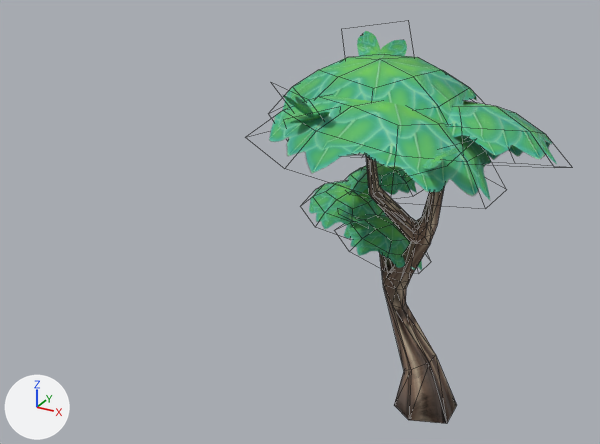
The FBX model Assets/Art/Models/Tree3.fbx: old version first, new version second.
Camera for both pictures: a 50 mm lens placed at (7.03, -14.4, 18.43), pointed at (-6.09, 9.45, 6.51). Lighting does not change. The marker at lower left points along +X, +Y and +Z. Mesh edges are drawn as thin lines.

The older version as bpy lines, for what is in view:
```python
me_treelp3 = bpy.data.meshes.new('treeLp3')
me_treelp3.from_pydata(...)  # 293 vertices, 363 faces; spans x -5.45..3.63, y -6.46..3.3, z -0.04..13.38
# faces by material slot: [238, 120, 5]
me_treelp3.materials.append(mat_defaultmaterial_002)
me_treelp3.materials.append(mat_leaves)
me_treelp3.materials.append(mat_material)
ob_treelp3 = bpy.data.objects.new('treeLp3', me_treelp3)
ob_treelp3.location = (-1.0, 10.0, 0.0)
```
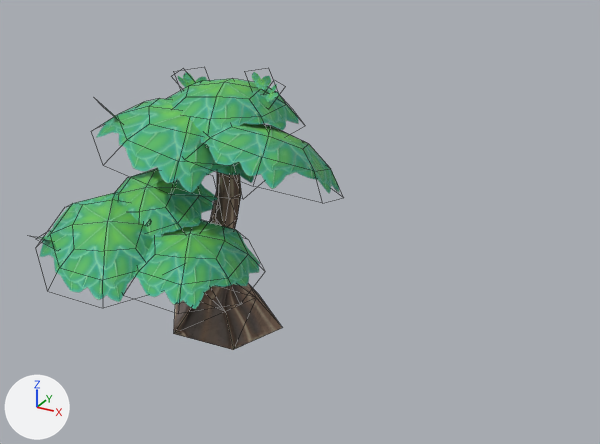
Changed parts and their boxes [x1, y1, x2, y2] in the pictures (600 x 444 px; the box of a moved part takes in the faces that stretch with it):
'treeLp3', reshaped, moved, turned: before [269, 31, 557, 424]; after [38, 72, 339, 350]
part 1 of me_treelp3, moved or reshaped: before [445, 101, 557, 164]; after [167, 79, 300, 134]
part 2 of me_treelp3, moved or reshaped: before [269, 95, 491, 201]; after [96, 99, 254, 194]
part 3 of me_treelp3, moved or reshaped: before [344, 215, 426, 270]; after [200, 123, 339, 193]
part 4 of me_treelp3, moved or reshaped: before [309, 181, 386, 229]; after [115, 168, 218, 239]
part 5 of me_treelp3, moved or reshaped: before [282, 54, 477, 123]; after [40, 192, 153, 302]
part 6 of me_treelp3, moved or reshaped: before [346, 162, 417, 195]; after [133, 220, 261, 309]
part 7 of me_treelp3, rebuilt: before [366, 156, 457, 424]; after [174, 172, 282, 350]
part 8 of me_treelp3, deleted: before [341, 213, 364, 225]
part 9 of me_treelp3, deleted (green): before [357, 31, 407, 56]
part 10 of me_treelp3, deleted: before [282, 94, 314, 117]
part 11 of me_treelp3, deleted: before [290, 112, 329, 123]
part 12 of me_treelp3, deleted: before [423, 147, 463, 169]
part 13 of me_treelp3, added: after [252, 72, 279, 102]
part 14 of me_treelp3, added: after [38, 236, 56, 247]
part 15 of me_treelp3, added: after [178, 72, 207, 88]

Diff of the bpy script that builds the scene:
```diff
--- a/Assets/Art/Models/Tree3.fbx.py
+++ b/Assets/Art/Models/Tree3.fbx.py
@@ mat_defaultmaterial_001 @@
+mat_defaultmaterial_001 = bpy.data.materials.new('DefaultMaterial.001')
+# uses the picture img_treelp2_defaultmaterial_basecolor_png
+# uses the picture img_treelp2_defaultmaterial_metallic_png
+# uses the picture img_treelp2_defaultmaterial_normal_png
+# uses the picture img_treelp2_defaultmaterial_roughness_png
@@ me_treelp3 @@
 # verts and faces of me_treelp3; kept vertices keep their numbers, new ones are numbered from 293
-me_treelp3.from_pydata(...)  # 293 vertices, 363 faces; spans x -5.45..3.63, y -6.46..3.3, z -0.04..13.38
-me_treelp3.materials.append(mat_defaultmaterial_002)
+me_treelp3.from_pydata(...)  # 258 vertices, 272 faces; spans x -3.26..6.05, y -8.05..3.46, z -0.18..10.85
+# me_treelp3 part 1: the loose piece of 25 vertices spanning x -3.59..3.63, y -3.7..3.3, z 8.33..11.76 is multiplied about its middle by the matrix ((0.716, 0.399, -0.047), (-0.393, 0.675, -0.254), (-0.085, 0.244, 0.779)), then moved by (0.23, 0.28, -0.89)
+# me_treelp3 part 2: the loose piece of 25 vertices spanning x -4.9..2.47, y -6.46..0.79, z 9.28..12.14 is multiplied about its middle by the matrix ((0.836, 0.351, 0.041), (-0.353, 0.836, 0.039), (-0.022, -0.052, 0.906)), then moved by (1.48, 0.95, -2.21)
+# me_treelp3 part 3: the loose piece of 25 vertices spanning x -3.46..-0.35, y -2.05..1.15, z 5.7..7.22 is multiplied about its middle by the matrix ((0.795, -1.887, 0.092), (1.886, 0.799, 0.088), (-0.117, 0.05, 2.046)), then moved by (4.37, 0.48, 1.39)
+# me_treelp3 part 4: the loose piece of 25 vertices spanning x -5.34..-2.12, y -0.99..2.28, z 6.42..7.69 is multiplied about its middle by the matrix ((0.854, -1.209, -0.169), (1.037, 0.827, -0.678), (0.644, 0.271, 1.316)), then moved by (3.96, -4.03, -0.82)
+# me_treelp3 part 5: the loose piece of 25 vertices spanning x -5.45..1.37, y -4.3..2.52, z 10.75..12.74 is multiplied about its middle by the matrix ((0.734, 0.172, 0.297), (-0.125, 0.787, -0.147), (-0.32, 0.087, 0.739)), then moved by (2.54, -4.48, -6.16)
+# me_treelp3 part 6: the loose piece of 25 vertices spanning x -4.31..-1.29, y 0.04..3.07, z 7.52..8.4 is multiplied about its middle by the matrix ((0.468, -1.728, 0.38), (1.765, 0.482, 0.017), (-0.117, 0.362, 1.79)), then moved by (5.37, -4.85, -2.93)
+# me_treelp3 part 7: the loose piece of 123 vertices spanning x -3.37..0.9, y -2.86..1.29, z -0.04..11.97 is rebuilt with 76 vertices and now spans x -2.46..2.34, y -4.46..2.3, z -0.18..8.72, in mat_defaultmaterial_001
+# me_treelp3 part 8: the loose piece of 4 vertices spanning x -3.5..-2.04, y -1.75..-0.39, z 6.96..7.69 is deleted
+# me_treelp3 part 9: the loose piece of 4 vertices spanning x -4.45..-1.55, y -0.02..2.31, z 11.44..13.38 is deleted
+# me_treelp3 part 10: the loose piece of 4 vertices spanning x -3.45..-1.82, y -5.67..-4.17, z 11.48..12.8 is deleted
+# me_treelp3 part 11: the loose piece of 4 vertices spanning x -3.17..-1.29, y -6.05..-4.01, z 11.42..12.41 is deleted
+# me_treelp3 part 12: the loose piece of 4 vertices spanning x 0.55..2.12, y -5.68..-3.84, z 10.79..11.78 is deleted
+# me_treelp3 part 13
+verts[293] = (1.46, 0.89, 9.73)
+verts[294] = (2.49, 0.59, 9.73)  # pixel (268, 109)
+verts[295] = (1.65, 1.57, 10.53)
+verts[296] = (2.68, 1.28, 10.53)
+verts[297] = (1.53, 0.66, 10.05)
+verts[298] = (1.7, 1.71, 10.05)  # pixel (278, 91)
+verts[299] = (0.82, 0.77, 10.85)
+verts[300] = (1.0, 1.83, 10.85)
+faces += [(293, 294, 296, 295), (297, 298, 300, 299)]  # mat_material
+# me_treelp3 part 14
+verts[301] = (-0.46, -6.66, 5.35)
+verts[302] = (-1.52, -6.74, 5.17)
+verts[303] = (-0.47, -7.64, 5.8)
+verts[304] = (-1.53, -7.71, 5.62)
+verts[305] = (-0.42, -6.55, 5.38)
+verts[306] = (-1.15, -7.02, 5.74)  # pixel (49, 230)
+verts[307] = (0.11, -7.32, 5.45)  # pixel (57, 251)
+verts[308] = (-0.62, -7.79, 5.81)
+faces += [(301, 302, 304, 303), (305, 306, 308, 307)]  # mat_material
+# me_treelp3 part 15
+verts[313] = (-2.15, -0.09, 9.2)
+verts[314] = (-1.91, 1.31, 9.2)
+verts[315] = (-3.08, 0.06, 10.26)
+verts[316] = (-2.84, 1.47, 10.26)
+verts[317] = (-1.6, 0.04, 9.2)
+verts[318] = (-2.45, 1.18, 9.2)
+verts[319] = (-2.36, -0.53, 10.26)
+verts[320] = (-3.21, 0.62, 10.26)
+faces += [(313, 314, 316, 315), (317, 318, 320, 319)]  # mat_material
 me_treelp3.materials.append(mat_leaves)
 me_treelp3.materials.append(mat_material)
+me_treelp3.materials.append(mat_defaultmaterial_001)
@@ ob_treelp3 @@
 ob_treelp3 = bpy.data.objects.new('treeLp3', me_treelp3)
-ob_treelp3.location = (-1.0, 10.0, 0.0)
+ob_treelp3.location = (-11.22, 12.0, 0.0)
+ob_treelp3.rotation_euler = (0.0, 0.0, -0.349)  # degrees (0, 0, -20)
```
